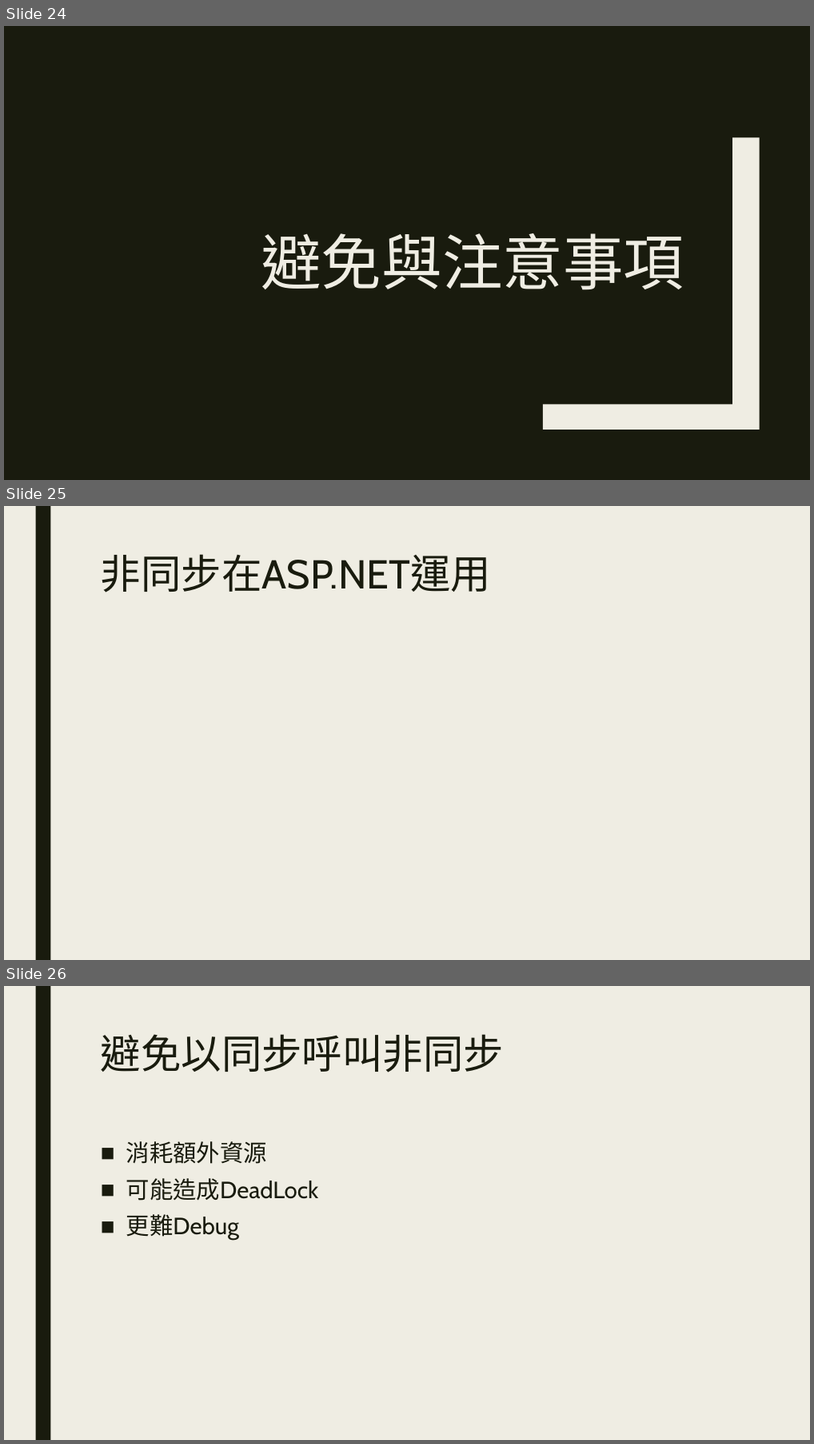
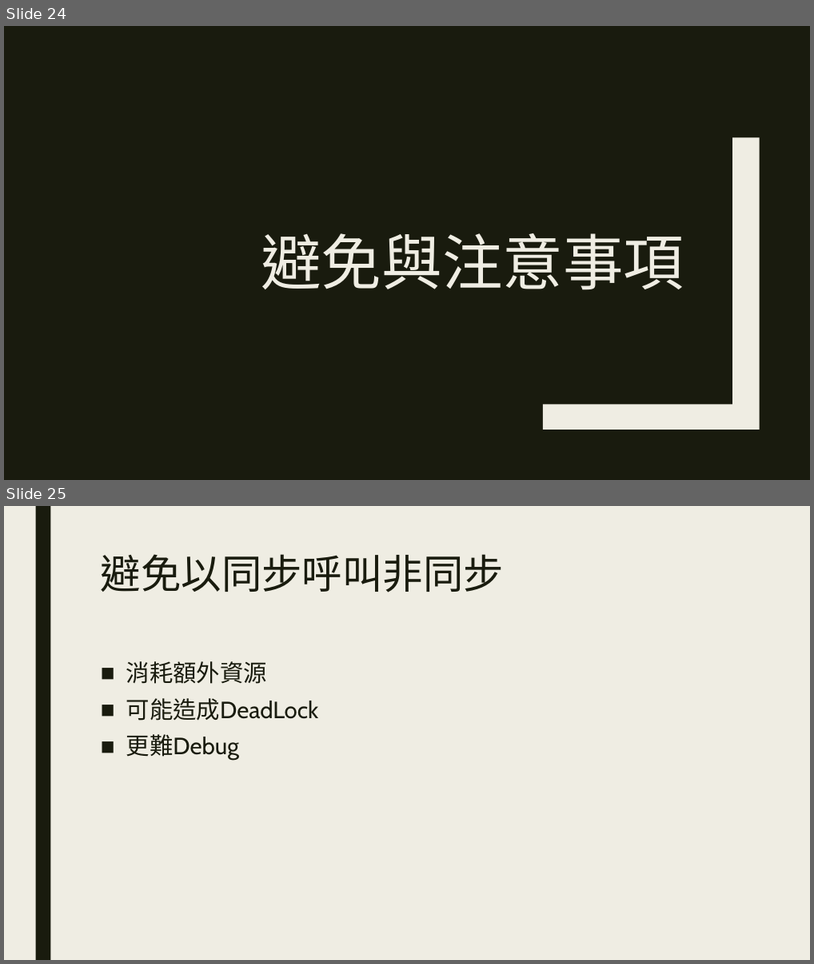
Before and after one commit to ryans610/.NET-Async-Basic, a slide deck: .NET非同步入門.pptx. Shown one above the other, each under a label of ours: slides 24, 25 and 26 before the commit, slides 24 and 25 after it. The pictures are 814x1444 and 814x964 pixels, drawn with LibreOffice and Linux fonts; fonts in the diff are those of the drawing. Boxes give left, top, right and bottom in pixels: in the first picture for what was removed or moved away, otherwise in the second. Text is boxed around its words. In the diff, an @@ line names an element or a change of style, - is before the commit and + after.

```diff
--- a/.NET非同步入門.pptx
+++ b/.NET非同步入門.pptx
@@ slide 25 removed at <box>4,506,810,960</box>, background #EFEDE3; not listed: 1 template element that a slide beside it also shows @@
@@ title removed at <box>101,554,491,592</box> @@
-非同步在ASP.NET運用
@@ what was slide 26 is now slide 25 @@
```
Also in this commit, not shown: 2 slides changed.
